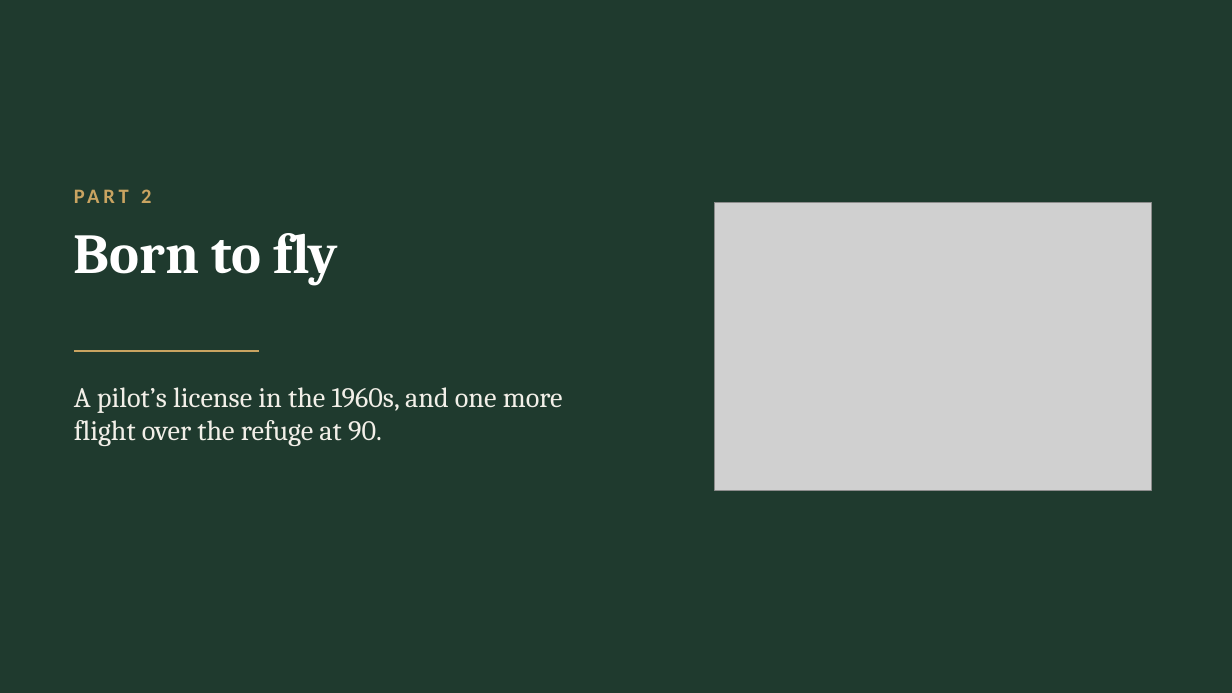
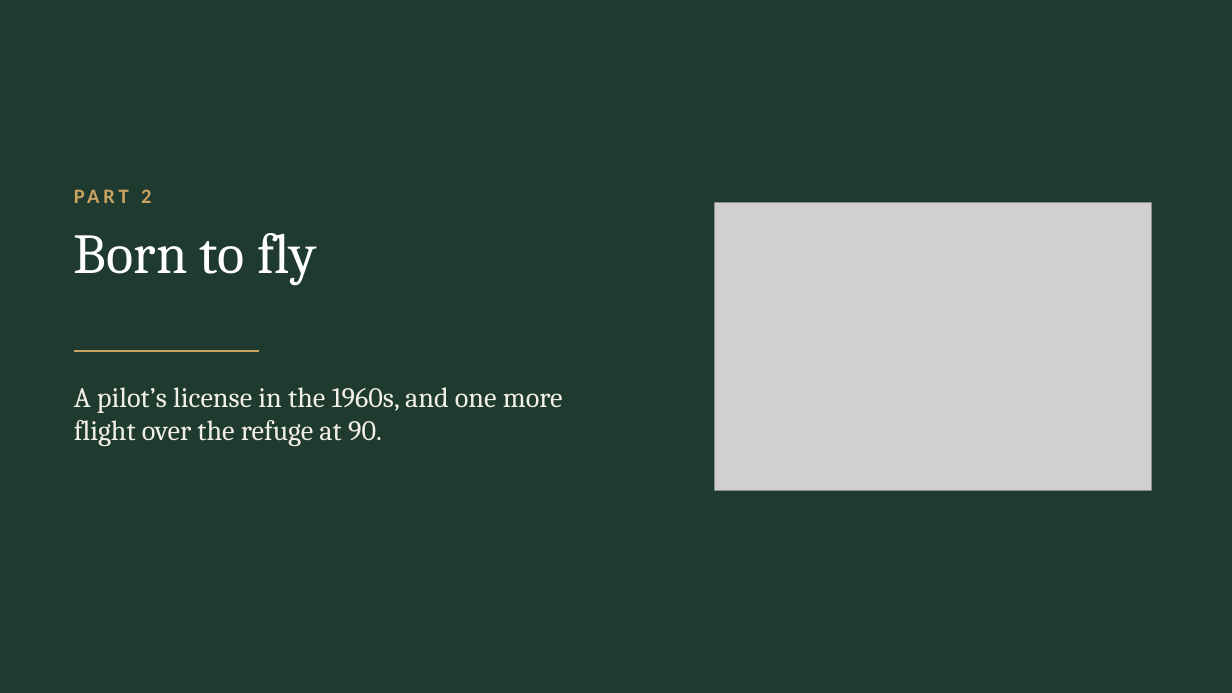
Before and after one commit to arrestle/bobbie-memorial, a slide deck: slide 8 of For Phillip/phillip-slides.pptx. Drawn at 1232x693 pixels with LibreOffice and Linux fonts; fonts in the diff are those of the drawing; grey boxes stand for pictures. Boxes give left, top, right and bottom in pixels: in the first picture for what was removed or moved away, otherwise in the second. Text is boxed around its words. In the diff, an @@ line names an element or a change of style, - is before the commit and + after.

```diff
--- a/For Phillip/phillip-slides.pptx
+++ b/For Phillip/phillip-slides.pptx
@@ text "Born to fly" at [74, 233, 316, 285]: bold off @@
```
Also in this commit, not shown: 17 other slides changed, 2 slides added, 2 slides removed.
